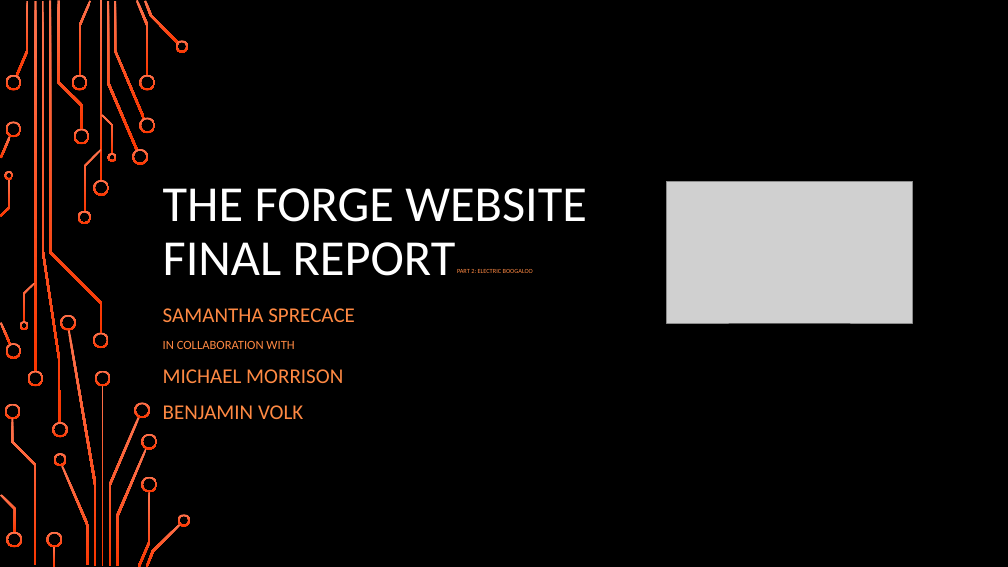
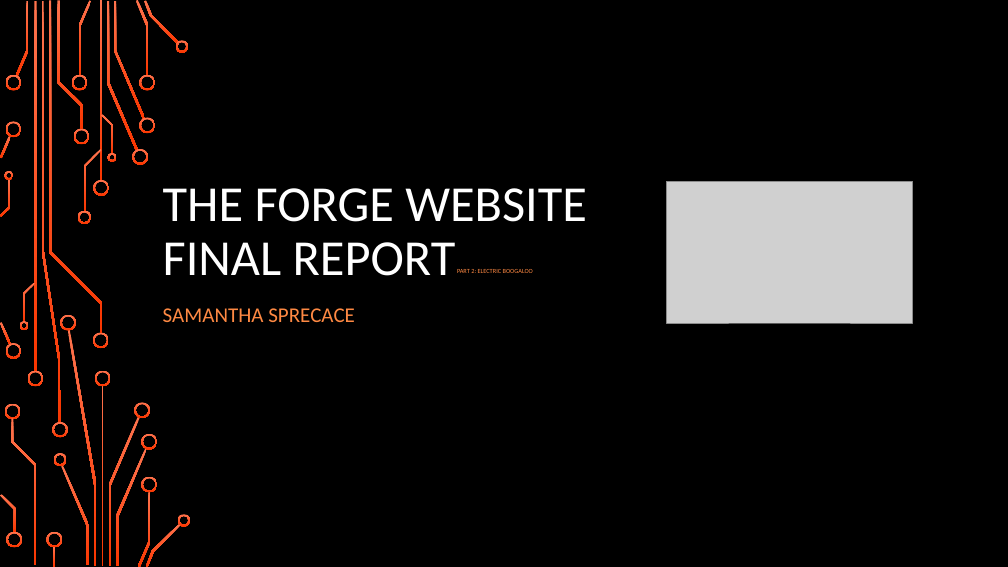
Before and after one commit to samspre/Open-Source-Software, a slide deck: slide 1 of Project/Project Update Final.pptx. Drawn at 1008x567 pixels with LibreOffice and Linux fonts; fonts in the diff are those of the drawing; grey boxes stand for pictures; background and template pictures are left out. Boxes give left, top, right and bottom in pixels: in the first picture for what was removed or moved away, otherwise in the second. Text is boxed around its words. In the diff, an @@ line names an element or a change of style, - is before the commit and + after.

Commit message:
Updated presentation

```diff
--- a/Project/Project Update Final.pptx
+++ b/Project/Project Update Final.pptx
@@ subtitle at [163,341,343,419]: paragraphs removed @@
-IN COLLABORATION WITH
-MICHAEL MORRISON
-BENJAMIN VOLK
```
Also in this commit, not shown: 1 other slide changed.
